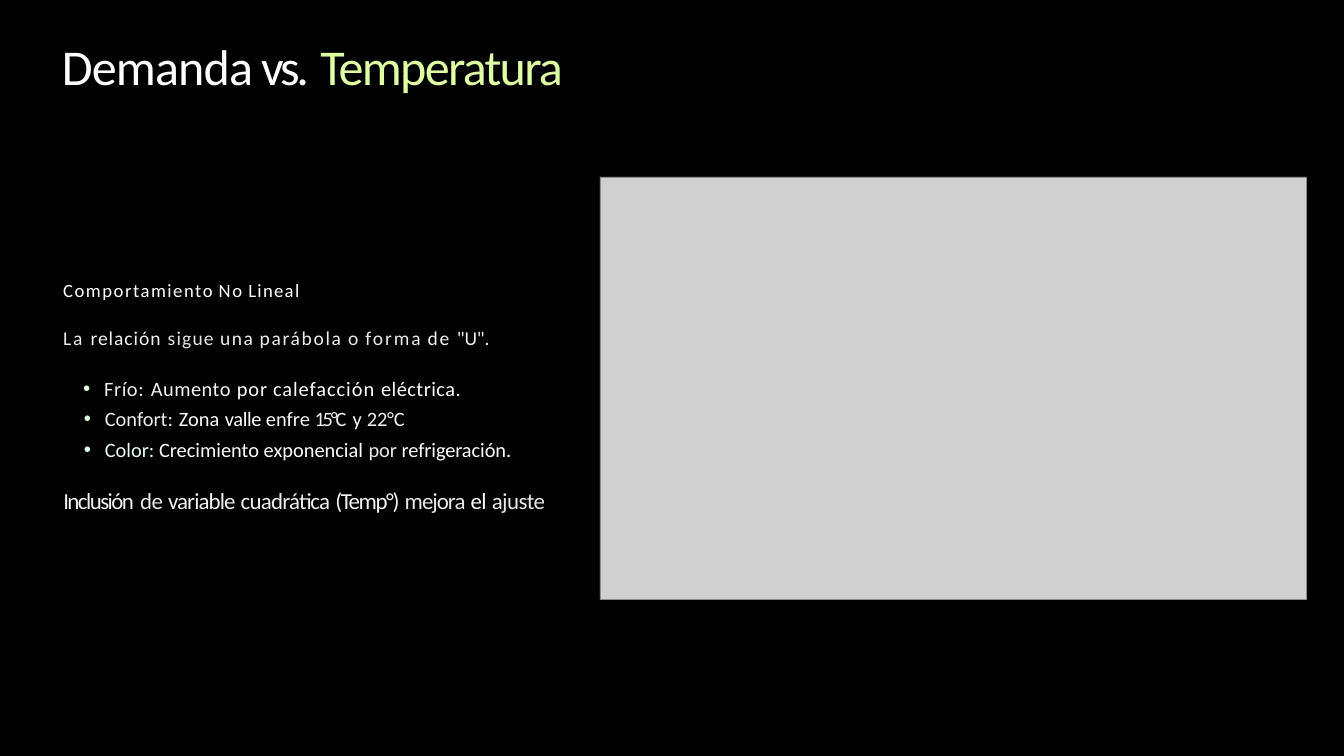
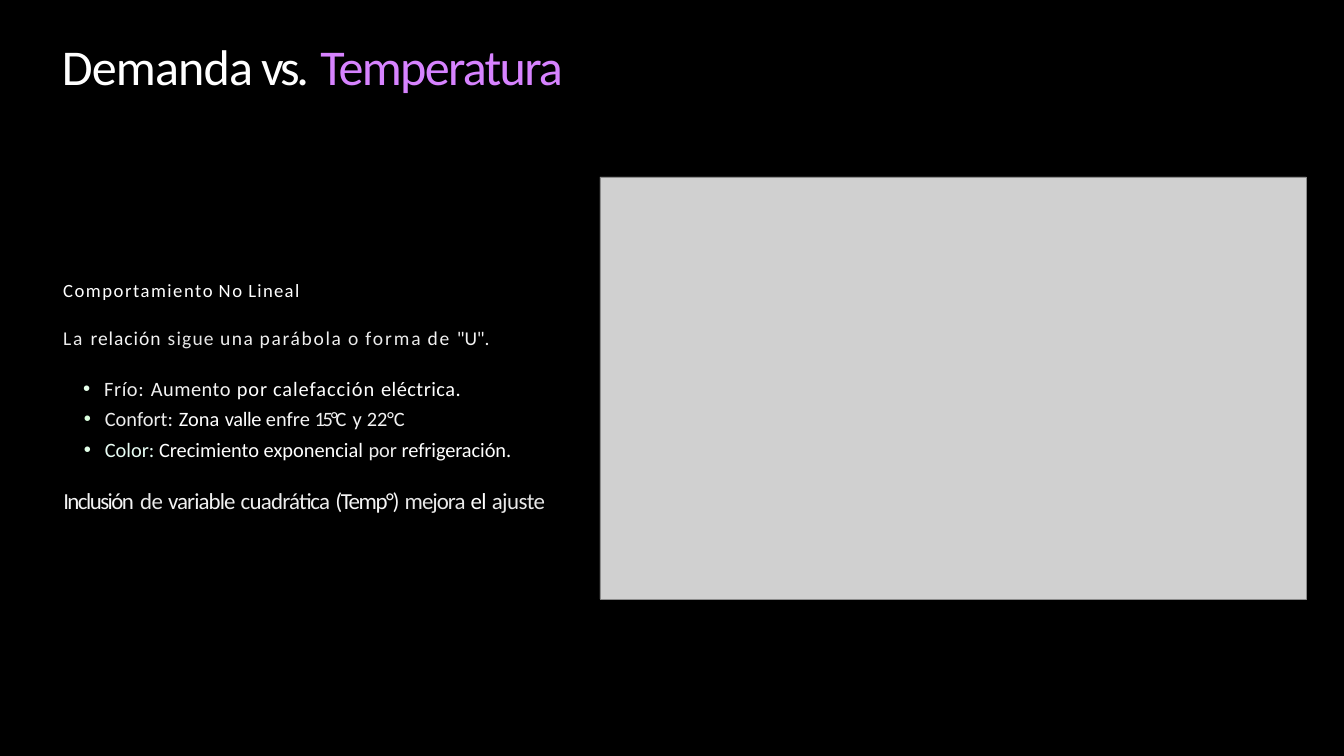
Before and after one commit to alexisbarnique/ceia-ast-tpf, a slide deck: slide 5 of Pronóstico de Demanda Eléctrica GBA.pptx. Drawn at 1344x756 pixels with LibreOffice and Linux fonts; fonts in the diff are those of the drawing; grey boxes stand for pictures. Boxes give left, top, right and bottom in pixels: in the first picture for what was removed or moved away, otherwise in the second. Text is boxed around its words. In the diff, an @@ line names an element or a change of style, - is before the commit and + after.

```diff
--- a/Pronóstico de Demanda Eléctrica GBA.pptx
+++ b/Pronóstico de Demanda Eléctrica GBA.pptx
@@ title "Demanda vs. Temperatura" at (x1=62, y1=50, x2=563, y2=93): text colour #DFFDA3 to #D783FF in "Temperatura" @@
```
Also in this commit, not shown: 9 other slides changed.
